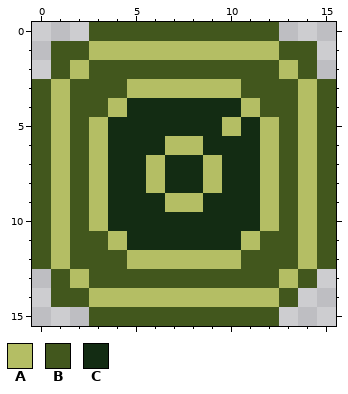
Two states of a pixel-art sprite, img/instagram_hover.png. This is how it looked before the edit.
Rulers count pixels.
Palette (. is transparent): A #b4be64  B #42571d  C #132c13
Pixels before, first column x 0:
 0 ...BBBBBBBBBB...
 1 .BBAAAAAAAAAABB.
 2 .BABBBBBBBBBBAB.
 3 BABBBAAAAAABBBAB
 4 BABBACCCCCCABBAB
 5 BABACCCCCCACABAB
 6 BABACCCAACCCABAB
 7 BABACCACCACCABAB
 8 BABACCACCACCABAB
 9 BABACCCAACCCABAB
10 BABACCCCCCCCABAB
11 BABBACCCCCCABBAB
12 BABBBAAAAAABBBAB
13 .BABBBBBBBBBBAB.
14 .BBAAAAAAAAAAB..
15 ...BBBBBBBBBB...
Now the later version:
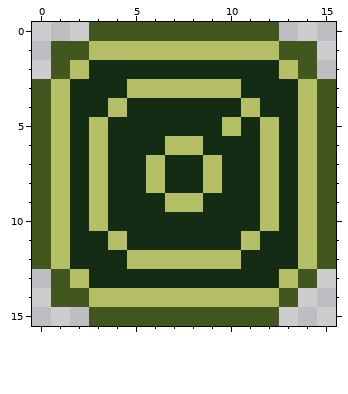
From old to new:
file 16x16 -> 48x48 pixels (blocks of 1x1 -> 3x3; one block is one cell here)
Changed rows in their new state; - is an unchanged pixel.
first column x 2:
 2 -CCCCCCCCCC-
 3 CCC------CCC
 4 CC--------CC
 5 C----------C
 6 C----------C
 7 C----------C
 8 C----------C
 9 C----------C
10 C----------C
11 CC--------CC
12 CCC------CCC
13 -CCCCCCCCCC-
